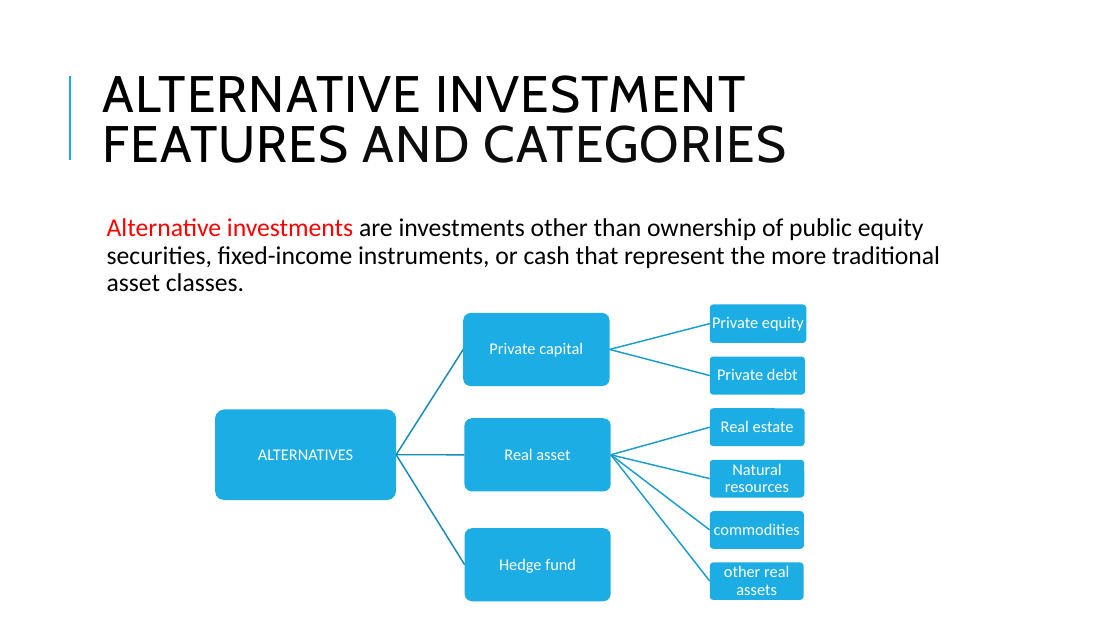
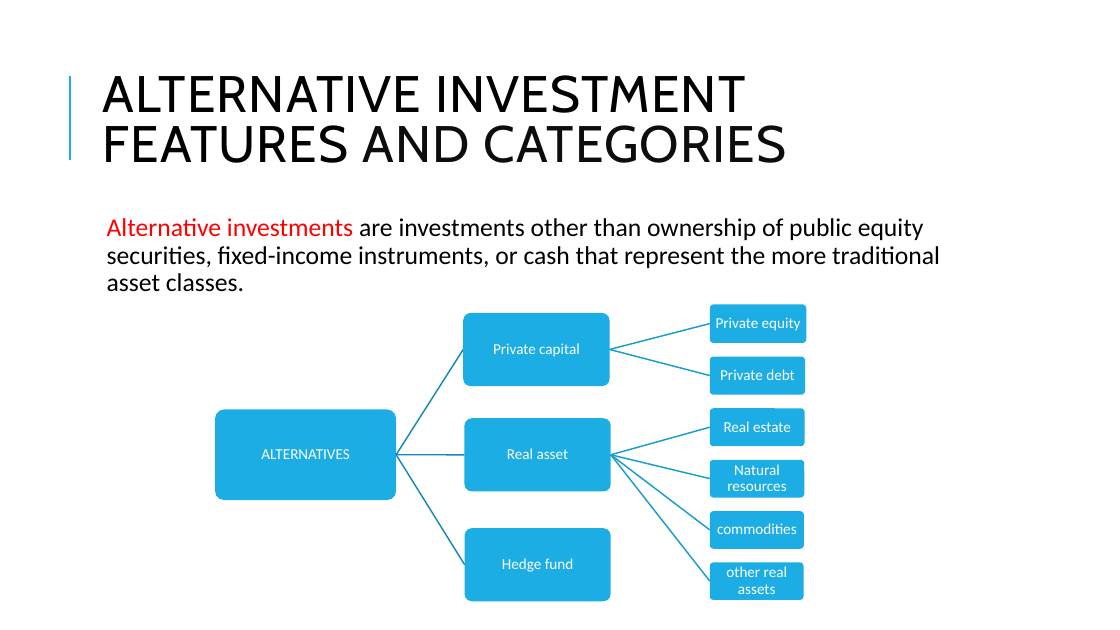
Before and after one commit to Isco0530/data, a slide deck: slide 2 of 2024Alternative.pptx. Drawn at 1120x630 pixels with LibreOffice and Linux fonts; fonts in the diff are those of the drawing. Boxes give left, top, right and bottom in pixels: in the first picture for what was removed or moved away, otherwise in the second. Text is boxed around its words. In the diff, an @@ line names an element or a change of style, - is before the commit and + after.

```diff
--- a/2024Alternative.pptx
+++ b/2024Alternative.pptx
@@ size 14 to 13 pt in 10 elements at <box>261,449,349,459</box>, <box>493,343,580,357</box>, <box>716,317,801,331</box>, <box>720,369,794,380</box>, <box>507,448,569,459</box>, <box>724,421,791,432</box>, <box>727,464,786,491</box>, <box>717,523,797,534</box>, <box>726,566,787,594</box>, <box>502,558,573,572</box> @@
```
Also in this commit, not shown: 5 other slides changed, 8 slides added.
